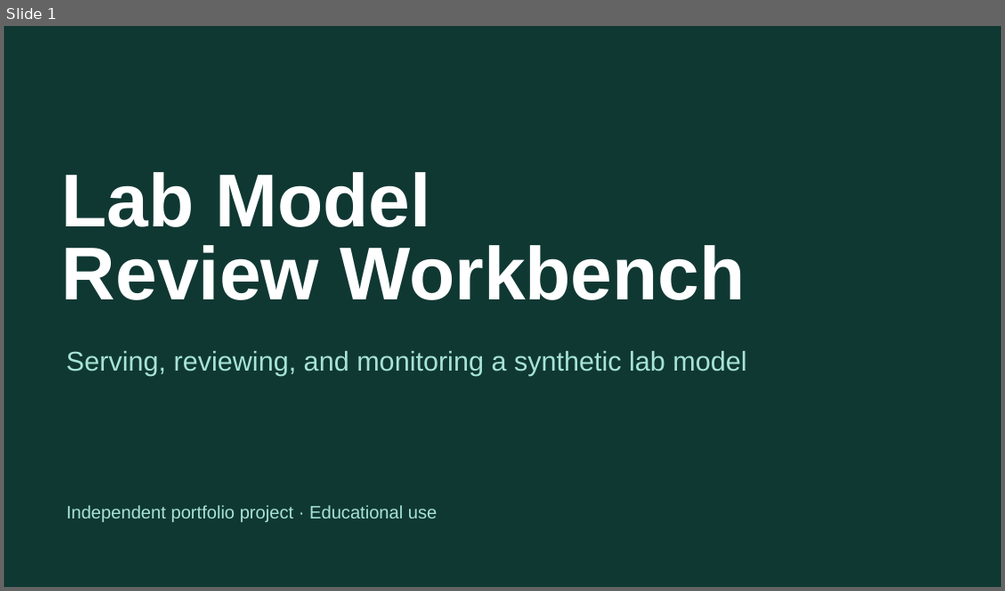
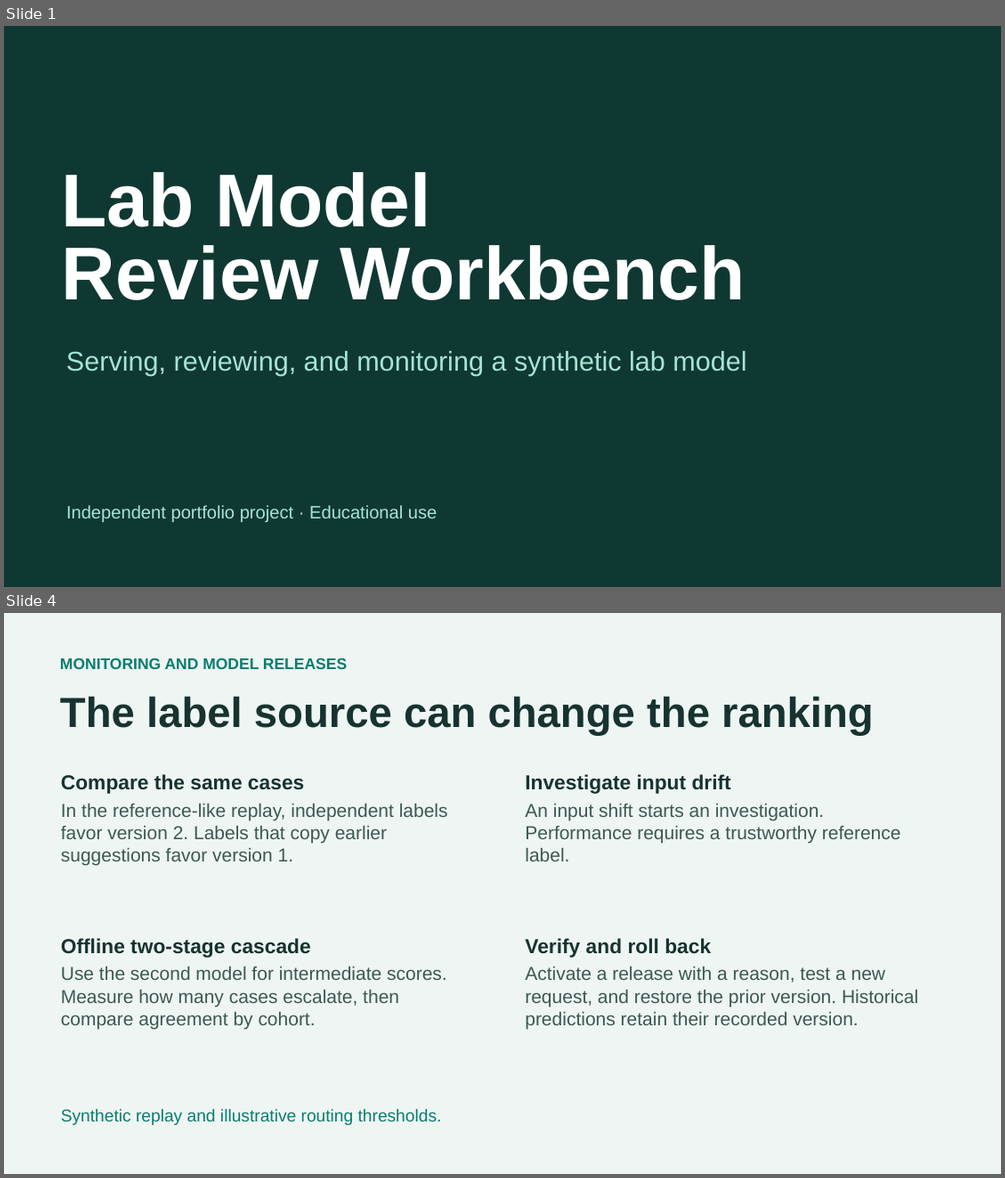
Before and after one commit to LoWeT3469/lab-model-review-workbench, a slide deck: docs/lab-workbench-slides.pptx. Shown one above the other, each under a label of ours: slide 1 before the commit, slides 1 and 4 after it; the slides between them are not shown. The pictures are 1005x591 and 1005x1178 pixels, drawn with LibreOffice and Linux fonts; fonts in the diff are those of the drawing. Boxes give left, top, right and bottom in pixels: in the first picture for what was removed or moved away, otherwise in the second. Text is boxed around its words. In the diff, an @@ line names an element or a change of style, - is before the commit and + after.

Commit message:
Add label feedback replay and deployment architecture

```diff
--- a/docs/lab-workbench-slides.pptx
+++ b/docs/lab-workbench-slides.pptx
@@ slide 4 added at <box>4,613,1001,1174</box>, background #EEF5F2 @@
@@ text added at <box>60,657,347,669</box>, 15 pt, text #087D70, bold @@
+MONITORING AND MODEL RELEASES
@@ text added at <box>60,696,874,736</box>, 40.5 pt, text #163330, bold @@
+The label source can change the ranking
@@ text added at <box>61,774,304,794</box>, 19.5 pt, text #163330, bold @@
+Compare the same cases
@@ text added at <box>525,774,731,794</box>, 19.5 pt, text #163330, bold @@
+Investigate input drift
@@ text added at <box>61,803,448,866</box>, 18 pt, text #3D5853 @@
+In the reference-like replay, independent labels favor version 2. Labels that copy earlier suggestions favor version 1.
@@ text added at <box>525,803,901,861</box>, 18 pt, text #3D5853 @@
+An input shift starts an investigation. Performance requires a trustworthy reference label.
@@ text added at <box>61,938,311,957</box>, 19.5 pt, text #163330, bold @@
+Offline two-stage cascade
@@ text added at <box>525,938,711,957</box>, 19.5 pt, text #163330, bold @@
+Verify and roll back
@@ text added at <box>61,966,447,1029</box>, 18 pt, text #3D5853 @@
+Use the second model for intermediate scores. Measure how many cases escalate, then compare agreement by cohort.
@@ text added at <box>525,966,918,1029</box>, 18 pt, text #3D5853 @@
+Activate a release with a reason, test a new request, and restore the prior version. Historical predictions retain their recorded version.
@@ text added at <box>61,1109,442,1125</box>, 16.5 pt, text #087D70 @@
+Synthetic replay and illustrative routing thresholds.
```
Also in this commit, not shown: 1 slide changed, 1 other slide added, 2 slides removed, 11 other files.
